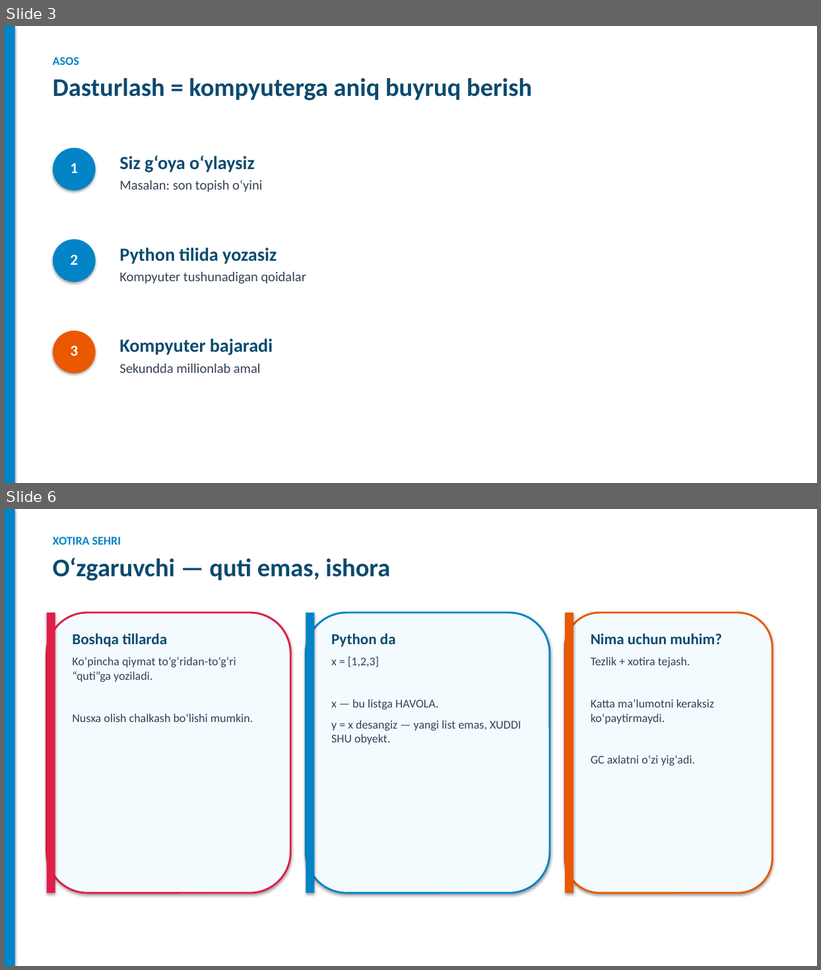
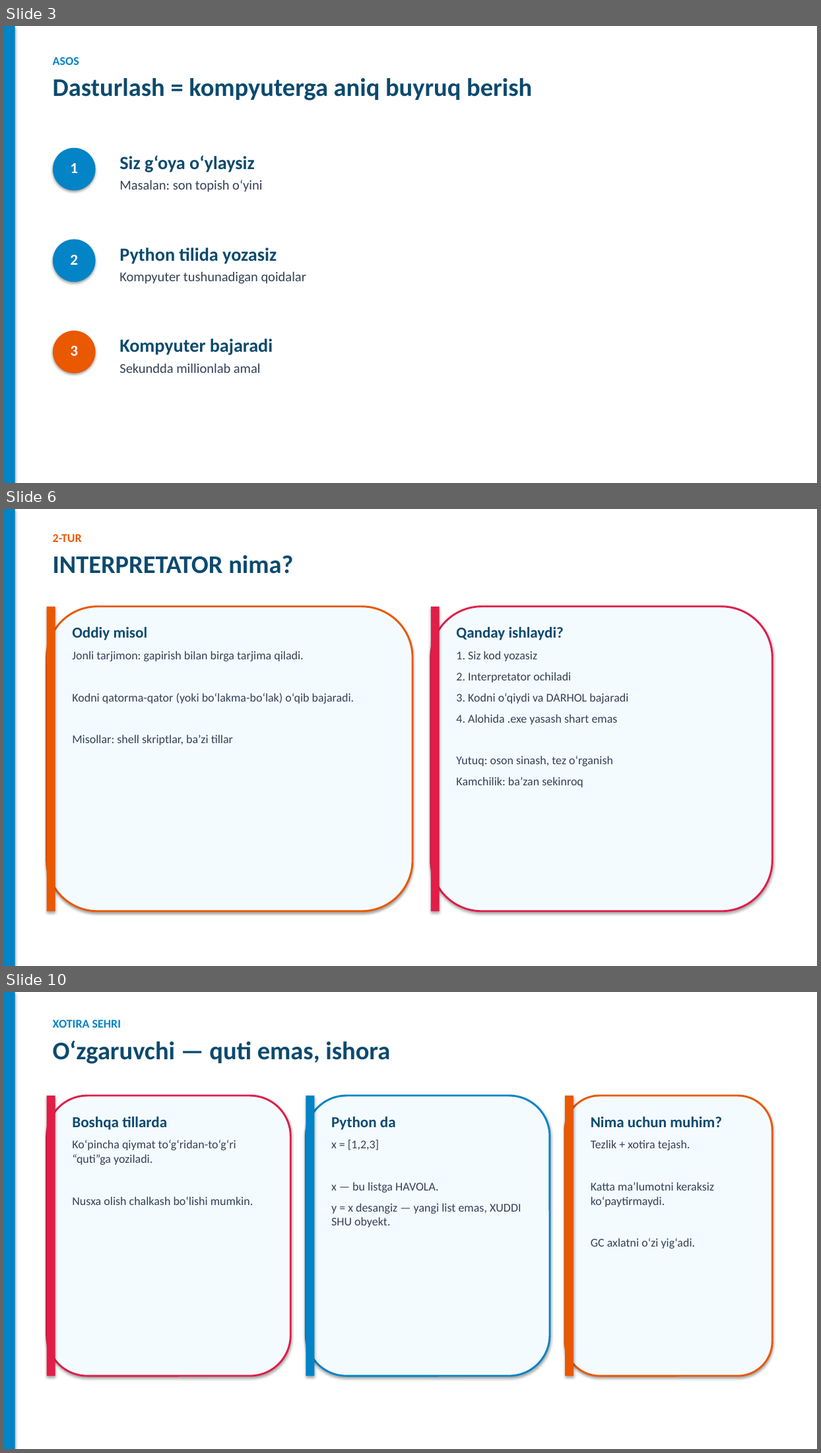
Before and after one commit to DilshodZokirov/bgalaxy-app, a slide deck: python-prezentatsiya/Python-Django-Yorqin.pptx. Shown one above the other, each under a label of ours: slides 3 and 6 before the commit, slides 3, 6 and 10 after it; the slides between them are not shown. The pictures are 821x970 and 821x1453 pixels, drawn with LibreOffice and Linux fonts; fonts in the diff are those of the drawing. Boxes give left, top, right and bottom in pixels: in the first picture for what was removed or moved away, otherwise in the second. Text is boxed around its words. In the diff, an @@ line names an element or a change of style, - is before the commit and + after.

```diff
--- a/python-prezentatsiya/Python-Django-Yorqin.pptx
+++ b/python-prezentatsiya/Python-Django-Yorqin.pptx
@@ slide 6 added at (4, 509, 817, 966), background #FFFFFF @@
@@ rectangle added at (4, 509, 15, 966), fill #0284C7 @@
@@ text added at (53, 534, 293, 574), 30 pt, text #0C4A6E, bold @@
+2-TUR
+INTERPRETATOR nima?
@@ rounded rectangle added at (47, 607, 413, 912), fill #F4FBFF, outline #EA5800 2.25 pt @@
@@ rectangle added at (47, 607, 55, 912), fill #EA5800 @@
@@ rounded rectangle added at (431, 607, 773, 912), fill #F4FBFF, outline #E11D48 2.25 pt @@
@@ rectangle added at (431, 607, 440, 912), fill #E11D48 @@
@@ text added at (72, 626, 354, 745), 14 pt, text #334155 @@
+Oddiy misol
+Jonli tarjimon: gapirish bilan birga tarjima qiladi.
+Kodni qatorma-qator (yoki bo‘lakma-bo‘lak) o‘qib bajaradi.
+Misollar: shell skriptlar, ba’zi tillar
@@ text added at (456, 626, 628, 788), 14 pt, text #334155 @@
+Qanday ishlaydi?
+1. Siz kod yozasiz
+2. Interpretator ochiladi
+3. Kodni o‘qiydi va DARHOL bajaradi
+4. Alohida .exe yasash shart emas
+Yutuq: oson sinash, tez o‘rganish
+Kamchilik: ba’zan sekinroq
@@ what was slide 6 is now slide 10 @@
```
Also in this commit, not shown: 2 slides changed, 5 other slides added, 2 slides removed, 3 other files.
